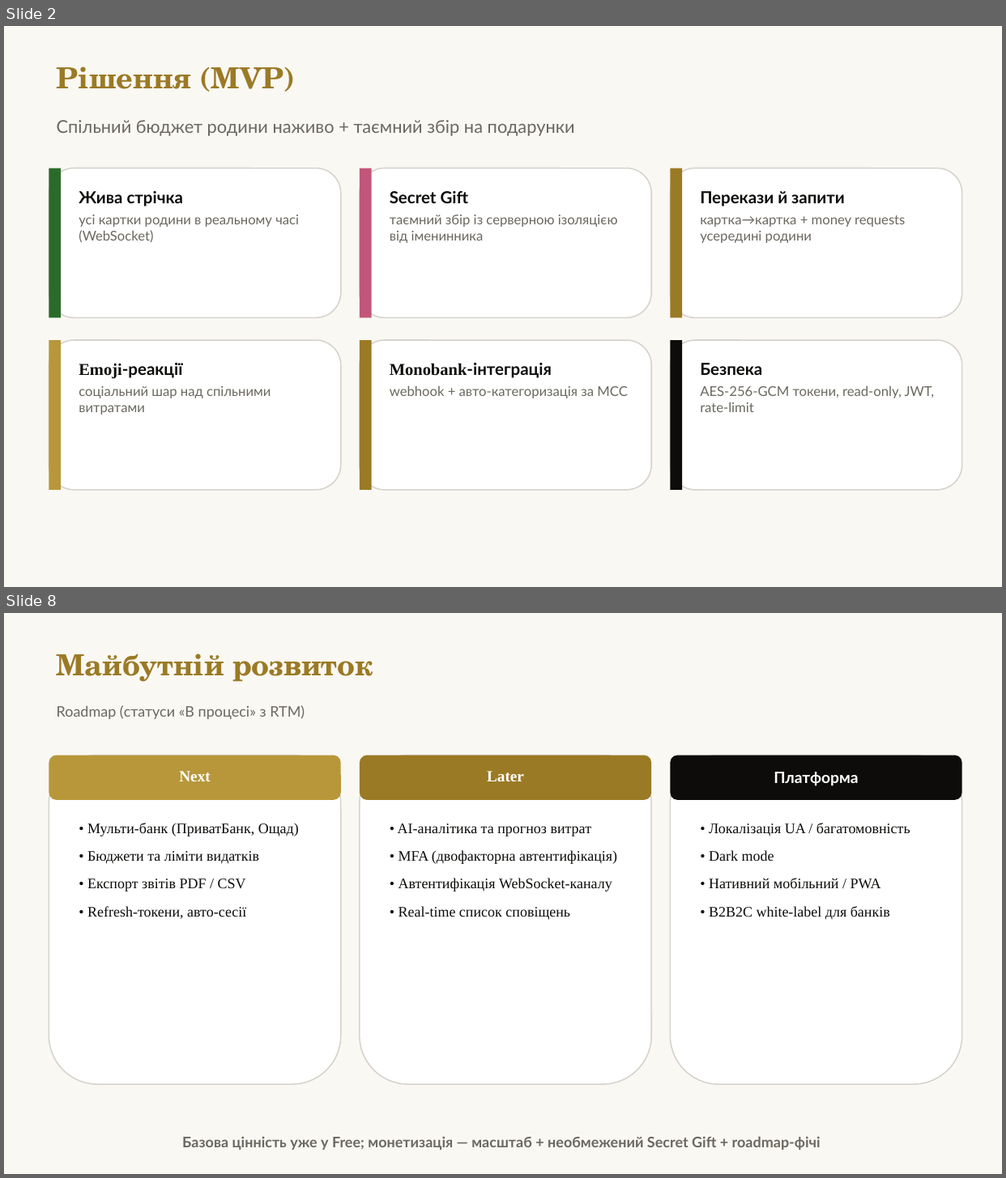
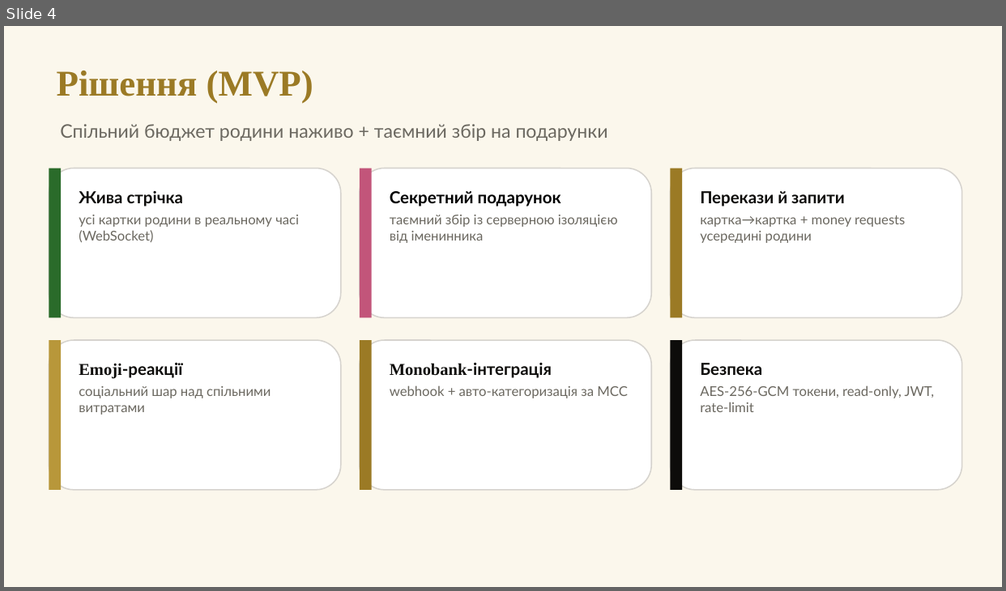
Before and after one commit to Uni-Project-143/Family-Wallet, a slide deck: docs/marketing/07_Project_Pitch_Deck.pptx. Shown one above the other, each under a label of ours: slides 2 and 8 before the commit, slide 4 after it; the slides between them are not shown. The pictures are 1006x1178 and 1006x591 pixels, drawn with LibreOffice and Linux fonts; fonts in the diff are those of the drawing. Boxes give left, top, right and bottom in pixels: in the first picture for what was removed or moved away, otherwise in the second. Text is boxed around its words. In the diff, an @@ line names an element or a change of style, - is before the commit and + after.

```diff
--- a/docs/marketing/07_Project_Pitch_Deck.pptx
+++ b/docs/marketing/07_Project_Pitch_Deck.pptx
@@ slide 8 removed at (x1=4, y1=613, x2=1002, y2=1174), background #FAF8F3 @@
@@ text removed at (x1=57, y1=653, x2=373, y2=682) @@
-Майбутній розвиток
@@ text removed at (x1=57, y1=705, x2=305, y2=719) @@
-Roadmap (статуси «В процесі» з RTM)
@@ rounded rectangle removed at (x1=49, y1=756, x2=341, y2=1084) @@
@@ rounded rectangle removed at (x1=49, y1=756, x2=341, y2=800) @@
@@ rounded rectangle removed at (x1=360, y1=756, x2=651, y2=1084) @@
@@ rounded rectangle removed at (x1=360, y1=756, x2=651, y2=800) @@
@@ rounded rectangle removed at (x1=671, y1=756, x2=962, y2=1084) @@
@@ rounded rectangle removed at (x1=671, y1=756, x2=962, y2=800) @@
@@ text removed at (x1=179, y1=771, x2=210, y2=781) @@
-Next
@@ text removed at (x1=487, y1=771, x2=524, y2=781) @@
-Later
@@ text removed at (x1=774, y1=772, x2=858, y2=786) @@
-Платформа
@@ text removed at (x1=87, y1=823, x2=299, y2=919) @@
-• Мульти-банк (ПриватБанк, Ощад)
-• Бюджети та ліміти видатків
-• Експорт звітів PDF / CSV
-• Refresh-токени, авто-сесії
@@ text removed at (x1=398, y1=824, x2=617, y2=920) @@
-• AI-аналітика та прогноз витрат
-• MFA (двофакторна автентифікація)
-• Автентифікація WebSocket-каналу
-• Real-time список сповіщень
@@ text removed at (x1=709, y1=823, x2=910, y2=920) @@
-• Локалізація UA / багатомовність
-• Dark mode
-• Нативний мобільний / PWA
-• B2B2C white-label для банків
@@ text removed at (x1=182, y1=1136, x2=820, y2=1150) @@
-Базова цінність уже у Free; монетизація — масштаб + необмежений Secret Gift + roadmap-фічі
@@ what was slide 2 is now slide 4 @@
@@ slide 4 changed as well @@
@@ background #FAF8F3 to #FBF7EC @@
@@ text "Рішення (MVP)" at (x1=57, y1=71, x2=313, y2=103): size 28 to 35 pt, font TeX Gyre Schola to Times New Roman @@
@@ text "Спільний бюджет родини наживо + ..." at (x1=60, y1=124, x2=608, y2=141): size 17 to 18 pt @@
@@ text at (x1=390, y1=191, x2=561, y2=207): text changed; text colour #0D0C0A to #000000 @@
-Secret Gift
+Секретний подарунок
```
Also in this commit, not shown: 6 other slides changed, 4 slides added, 1 other file.
